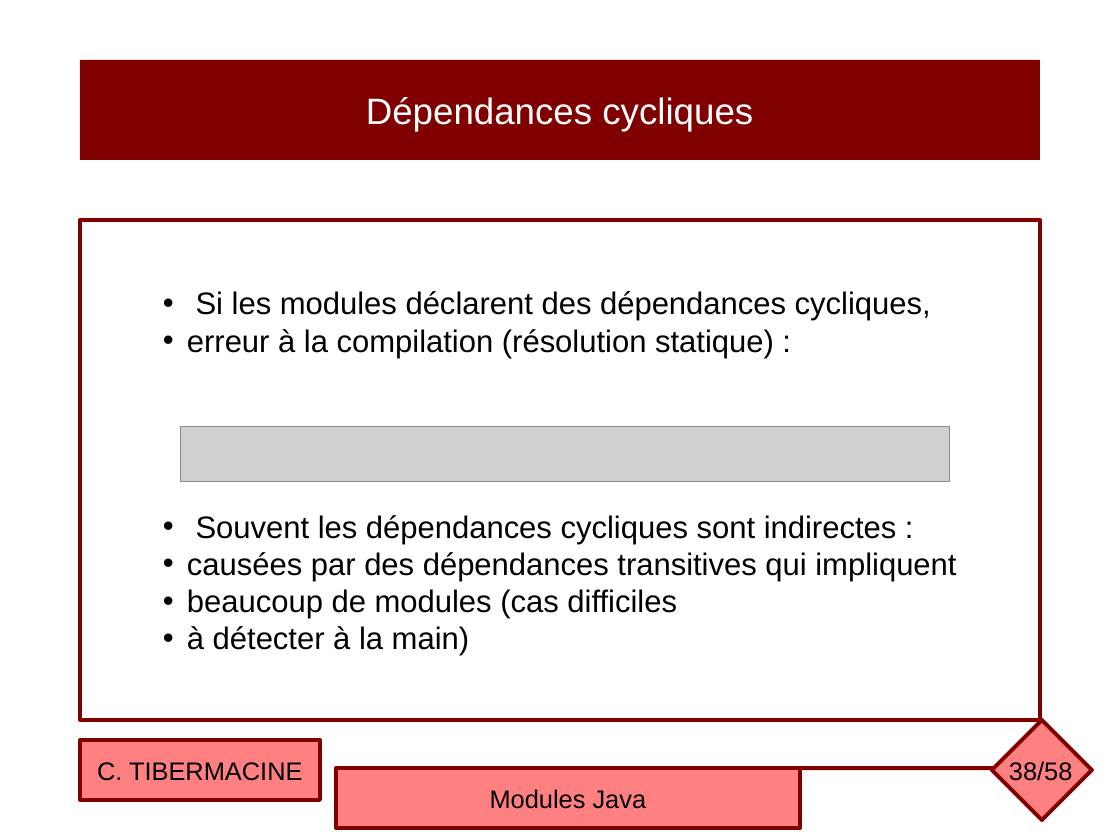
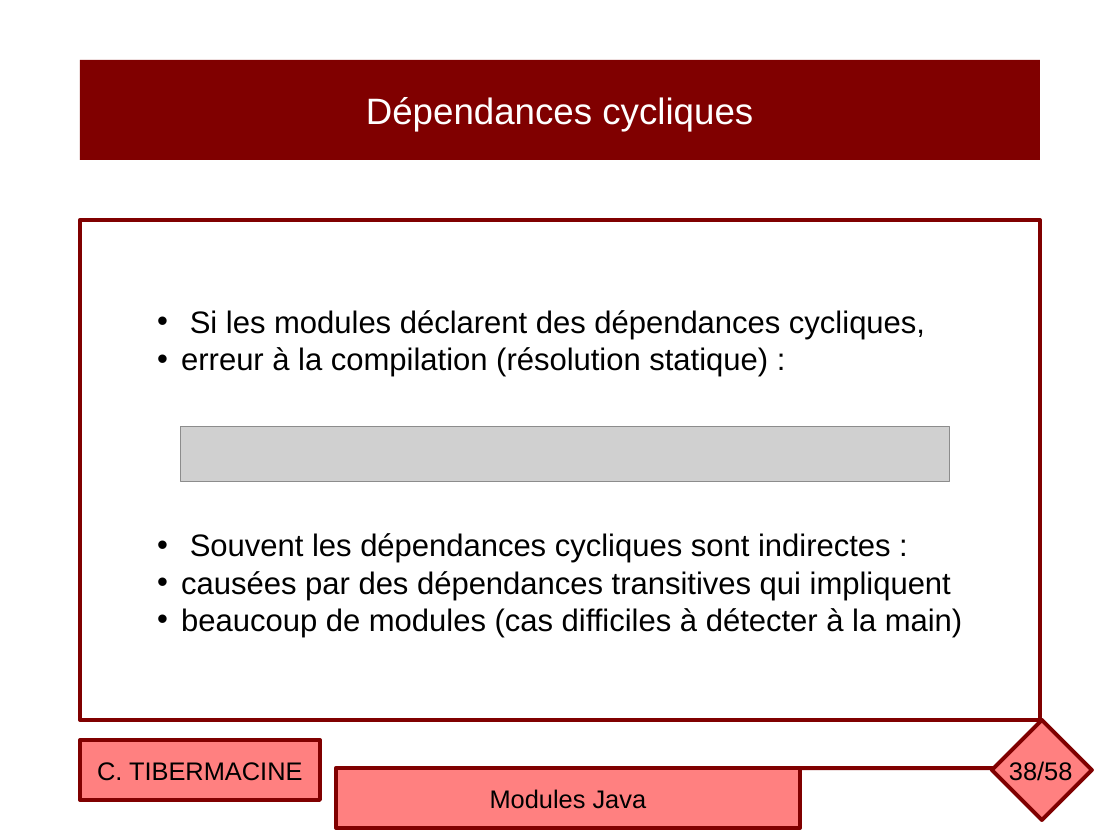
Before and after one commit to ctiber/composants, a slide deck: slide 38 of cours/cours6.odp. Drawn at 1120x840 pixels with LibreOffice and Linux fonts; fonts in the diff are those of the drawing; grey boxes stand for pictures. Boxes give left, top, right and bottom in pixels: in the first picture for what was removed or moved away, otherwise in the second. Text is boxed around its words. In the diff, an @@ line names an element or a change of style, - is before the commit and + after.

```diff
--- a/cours/cours6.odp
+++ b/cours/cours6.odp
@@ text in rectangle at [181, 608, 962, 637]: text changed @@
-• beaucoup de modules (cas difficiles
-• à détecter à la main)
+• beaucoup de modules (cas difficiles à détecter à la main)
```
Also in this commit, not shown: 11 other slides changed, 1 other file.
